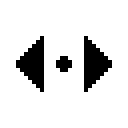
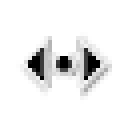
Before/after of a (128, 128) layered artwork. What changed in the layer stack:
painted on "Background" over left=16, top=32, right=112, bottom=100
